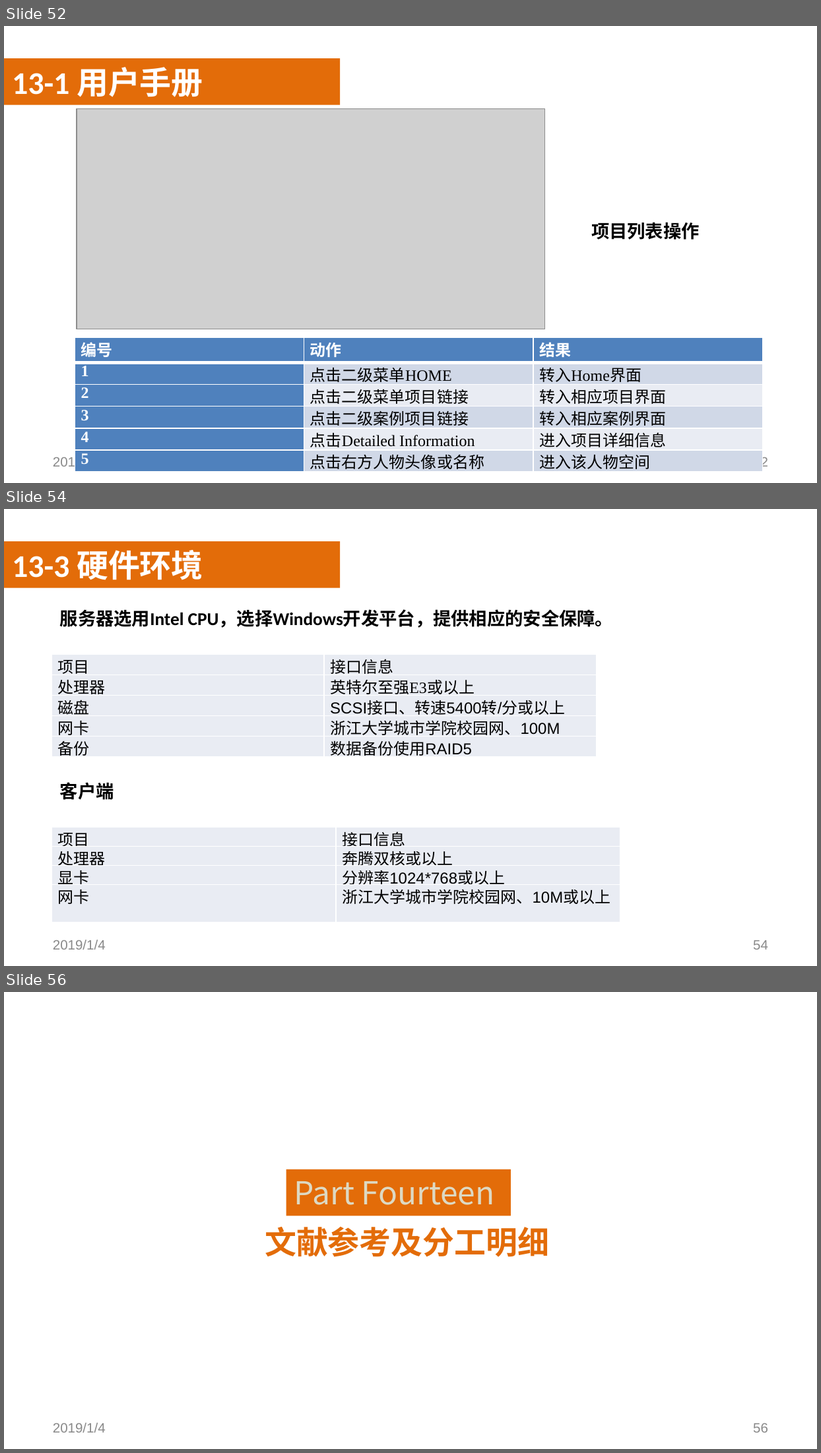
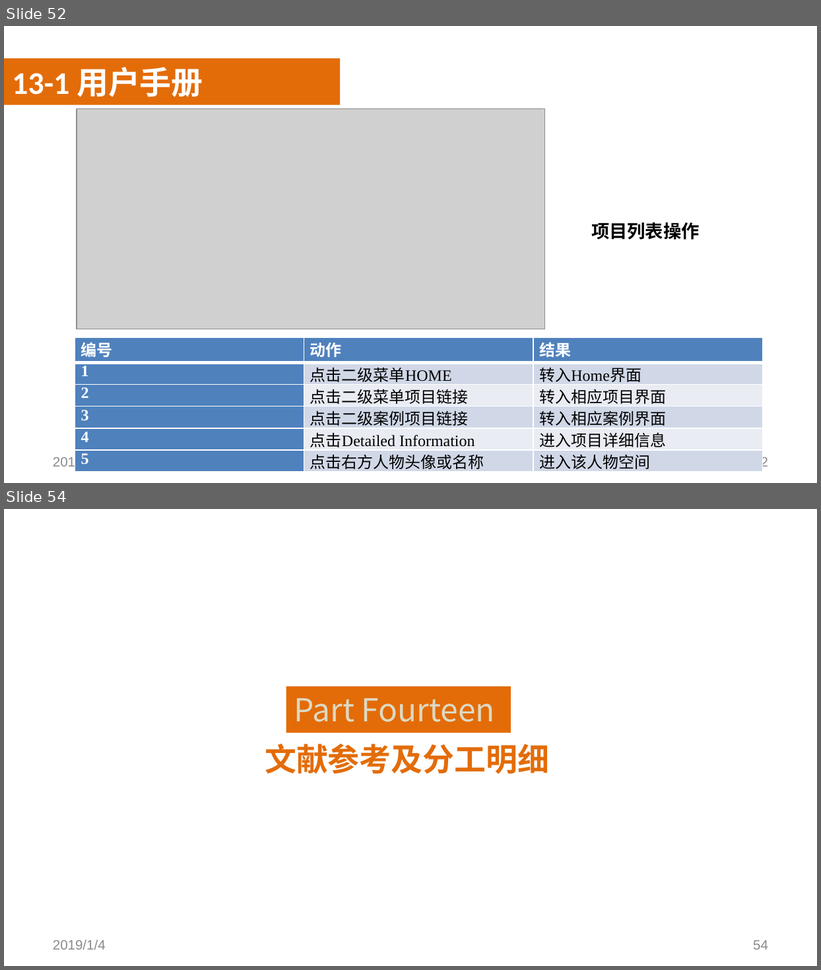
Before and after one commit to SoftwareRequirtmentsG02/Document, a slide deck: 案例教学系统/受控文档/分析设计/PPT/PRD2018-G02-SRS评审PPT.pptx. Shown one above the other, each under a label of ours: slides 52, 54 and 56 before the commit, slides 52 and 54 after it; the slides between them are not shown. The pictures are 821x1453 and 821x970 pixels, drawn with LibreOffice and Linux fonts; fonts in the diff are those of the drawing; grey boxes stand for pictures; background and template pictures are left out. Boxes give left, top, right and bottom in pixels: in the first picture for what was removed or moved away, otherwise in the second. Text is boxed around its words. In the diff, an @@ line names an element or a change of style, - is before the commit and + after.

```diff
--- a/案例教学系统/受控文档/分析设计/PPT/PRD2018-G02-SRS评审PPT.pptx
+++ b/案例教学系统/受控文档/分析设计/PPT/PRD2018-G02-SRS评审PPT.pptx
@@ slide 54 removed at (x1=4, y1=509, x2=817, y2=966), background picture (left out) @@
@@ rectangle removed at (x1=4, y1=541, x2=340, y2=588) @@
@@ rectangle removed at (x1=4, y1=565, x2=817, y2=930) @@
@@ text removed at (x1=12, y1=550, x2=203, y2=580) @@
-13-3 硬件环境
@@ text removed at (x1=60, y1=610, x2=614, y2=628) @@
-服务器选用Intel CPU，选择Windows开发平台，提供相应的安全保障。
@@ table removed at (x1=52, y1=655, x2=597, y2=758), 5 rows, 2 columns @@
-项目 | 接口信息
-处理器 | 英特尔至强E3或以上
-磁盘 | SCSI接口、转速5400转/分或以上
-网卡 | 浙江大学城市学院校园网、100M
-备份 | 数据备份使用RAID5
@@ text removed at (x1=60, y1=782, x2=114, y2=800) @@
-客户端
@@ table removed at (x1=52, y1=827, x2=620, y2=907), 4 rows, 2 columns @@
-项目 | 接口信息
-处理器 | 奔腾双核或以上
-显卡 | 分辨率1024*768或以上
-网卡 | 浙江大学城市学院校园网、10M或以上
@@ text removed at (x1=53, y1=940, x2=106, y2=950) @@
-2019/1/4
@@ page number removed at (x1=753, y1=941, x2=768, y2=950) @@
-54
@@ what was slide 56 is now slide 54 @@
@@ page number at (x1=753, y1=941, x2=768, y2=950): text changed @@
-56
+54
```
Also in this commit, not shown: 4 slides changed, 1 other slide removed, 3 other files.
